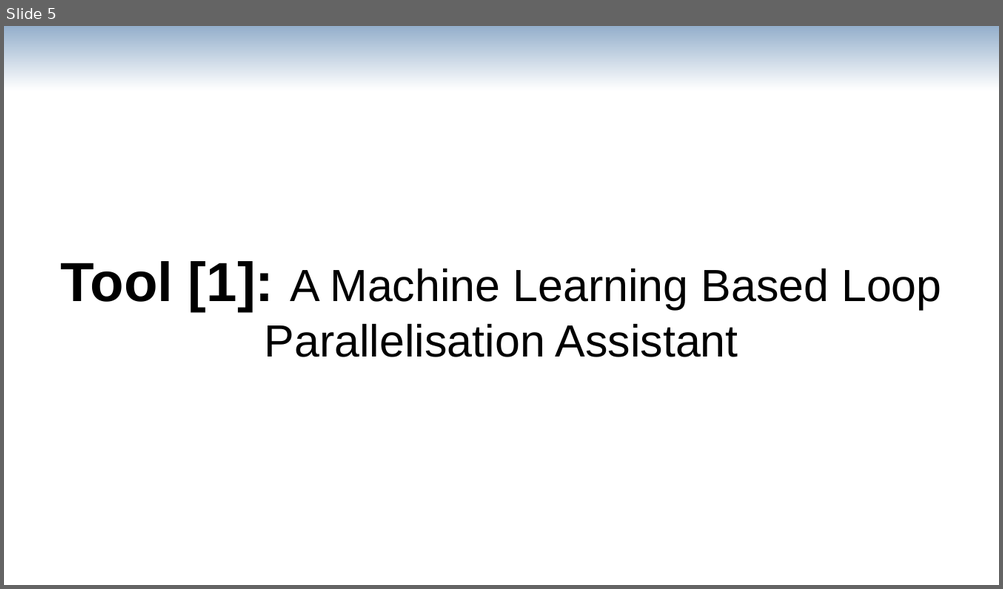
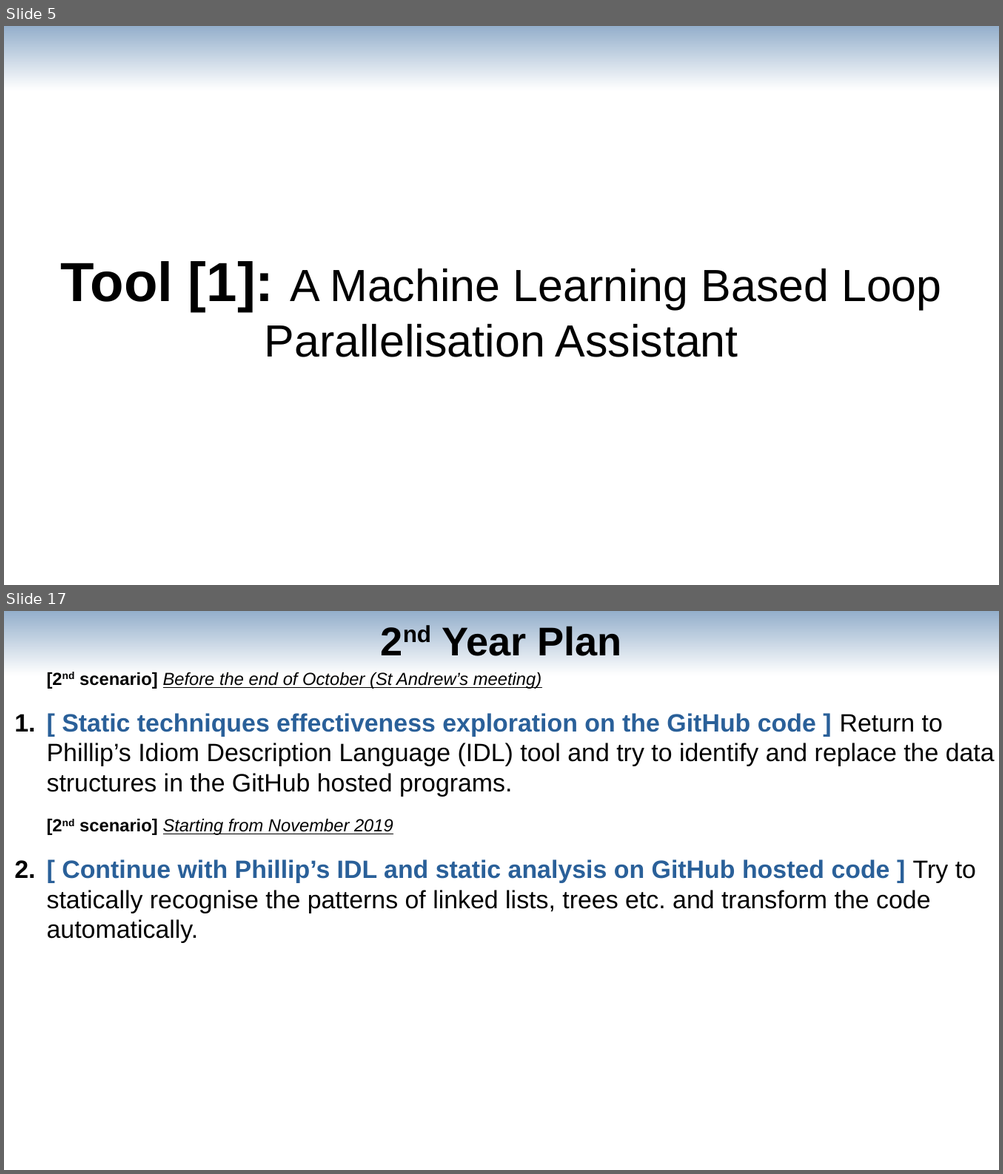
Before and after one commit to av-maramzin/DCP, a slide deck: doc/first_year_review/presentation.odp. Shown one above the other, each under a label of ours: slide 5 before the commit, slides 5 and 17 after it; the slides between them are not shown. The pictures are 1003x589 and 1003x1174 pixels, drawn with LibreOffice and Linux fonts; fonts in the diff are those of the drawing. Boxes give left, top, right and bottom in pixels: in the first picture for what was removed or moved away, otherwise in the second. Text is boxed around its words. In the diff, an @@ line names an element or a change of style, - is before the commit and + after.

Commit message:
[+] First Year Review Presentation

```diff
--- a/doc/first_year_review/presentation.odp
+++ b/doc/first_year_review/presentation.odp
@@ slide 17 added at (4, 611, 999, 1170), background #FFFFFF @@
@@ rectangle added at (4, 611, 999, 675), fill gradient #2A6099 to #FFFFFF @@
@@ title added at (441, 626, 622, 662), 32 pt, text #000000, bold @@
+2nd Year Plan
@@ text added at (47, 672, 994, 943), 20 pt, text #000000 @@
+[2nd scenario] Before the end of October (St Andrew’s meeting)
+1. [ Static techniques effectiveness exploration on the GitHub code ] Return to Phillip’s Idiom Description Language (IDL) tool and try to identify and replace the data structures in the GitHub hosted programs.
+[2nd scenario] Starting from November 2019
+1. [ Continue with Phillip’s IDL and static analysis on GitHub hosted code ] Try to statically recognise the patterns of linked lists, trees etc. and transform the code automatically.
```
Also in this commit, not shown: 11 slides changed, 4 other slides added, 6 slides removed, 2 other files.
